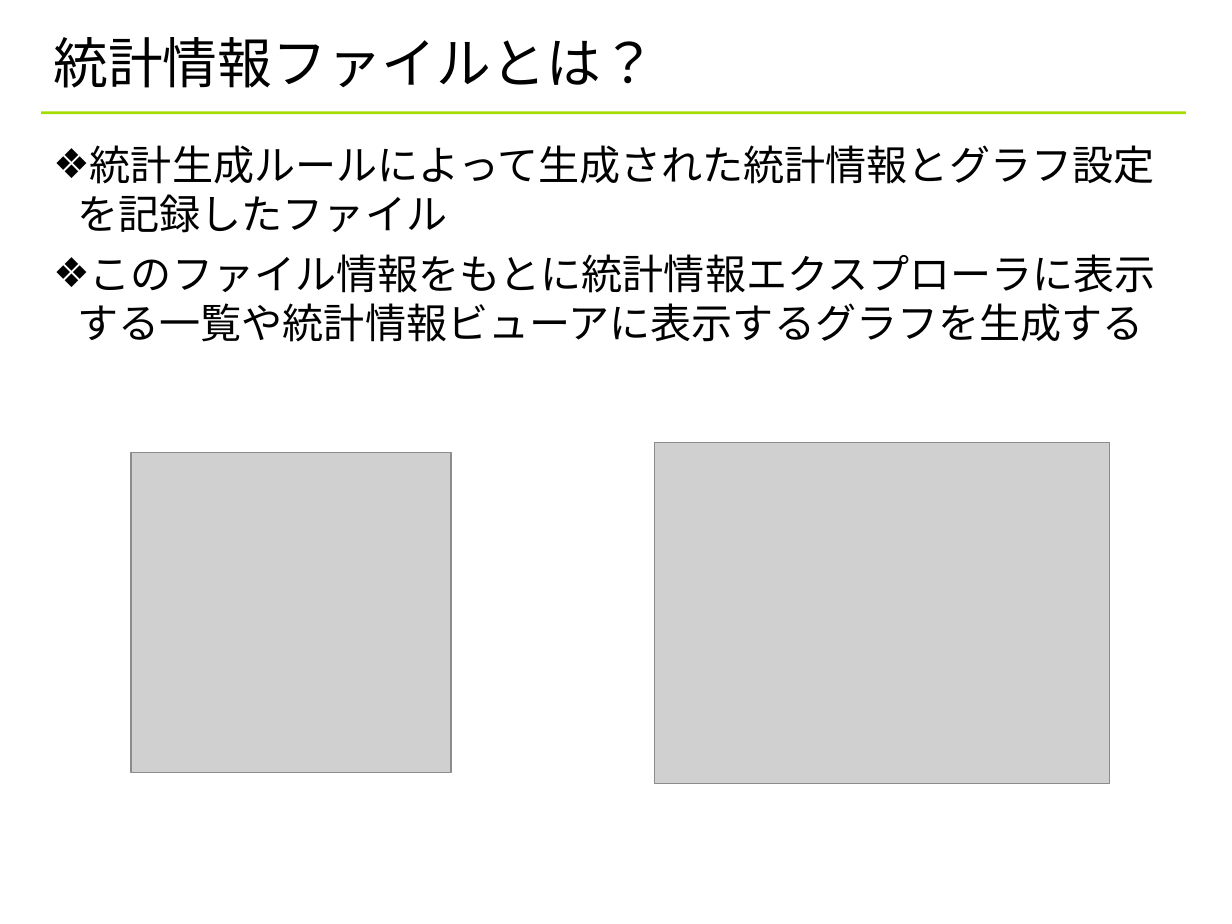
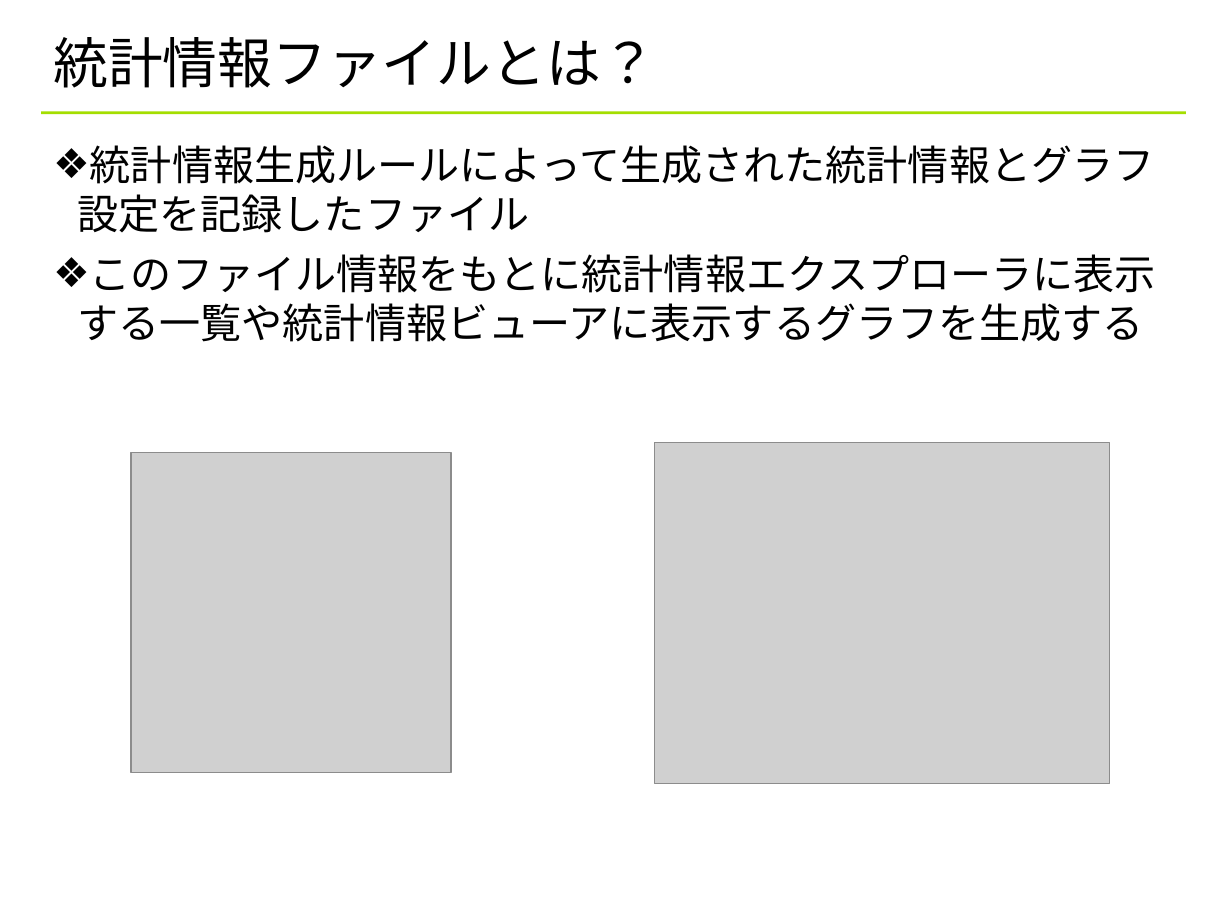
Before and after one commit to YixiaoLi/tlv4mc, a slide deck: slide 6 of doc/statistics_viewer_manual.ppt. Drawn at 1232x924 pixels with LibreOffice and Linux fonts; fonts in the diff are those of the drawing; grey boxes stand for pictures; background and template pictures are left out. Boxes give left, top, right and bottom in pixels: in the first picture for what was removed or moved away, otherwise in the second. Text is boxed around its words. In the diff, an @@ line names an element or a change of style, - is before the commit and + after.

Commit message:
名前変更：統計生成ルール→統計情報生成ルール ファイル構成の修正

```diff
--- a/doc/statistics_viewer_manual.ppt
+++ b/doc/statistics_viewer_manual.ppt
@@ text at (x1=78, y1=145, x2=1155, y2=233): text changed @@
-❖ 統計生成ルールによって生成された統計情報とグラフ設定を記録したファイル
+❖ 統計情報生成ルールによって生成された統計情報とグラフ設定を記録したファイル
```
Also in this commit, not shown: 15 other slides changed, 1 other file.
